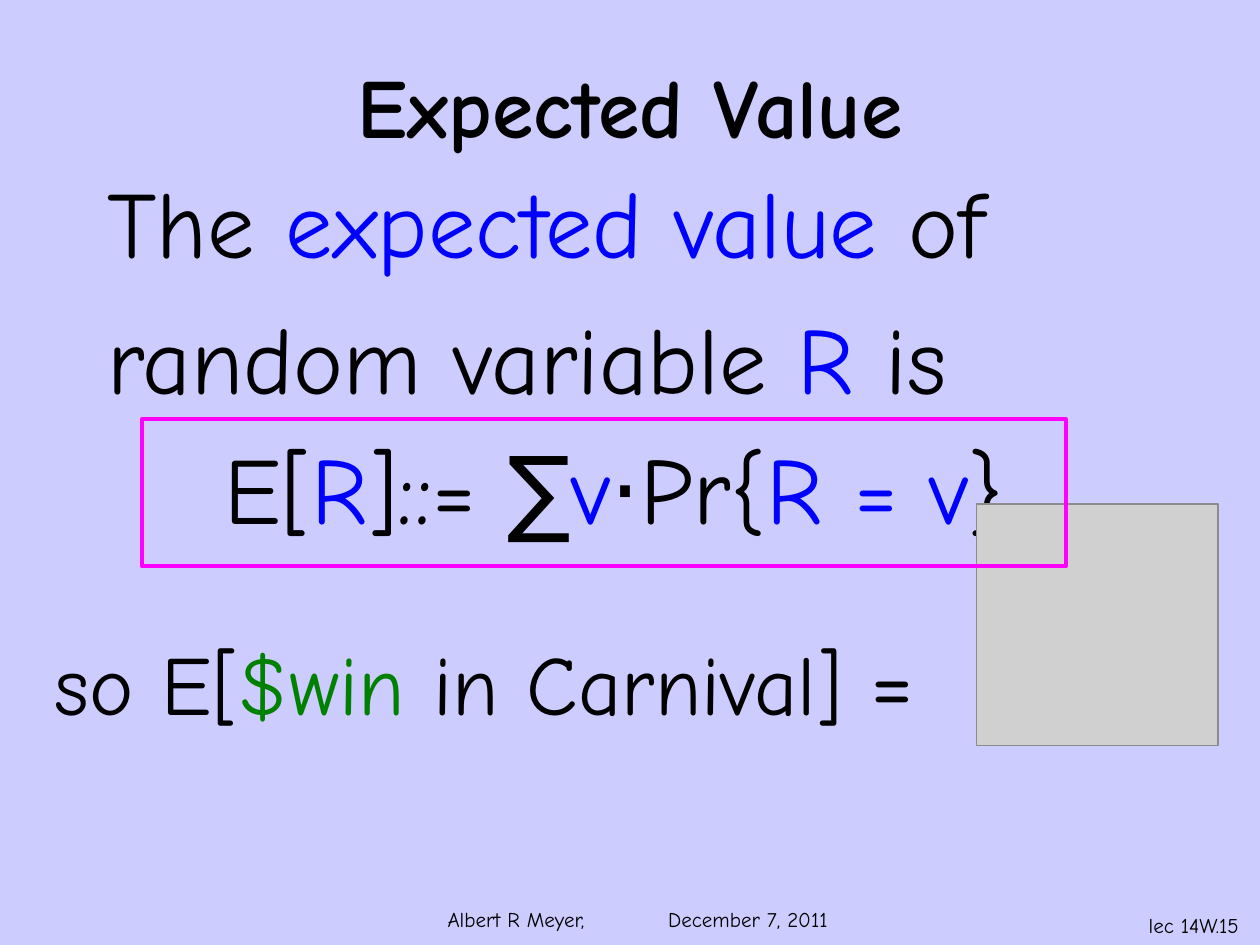
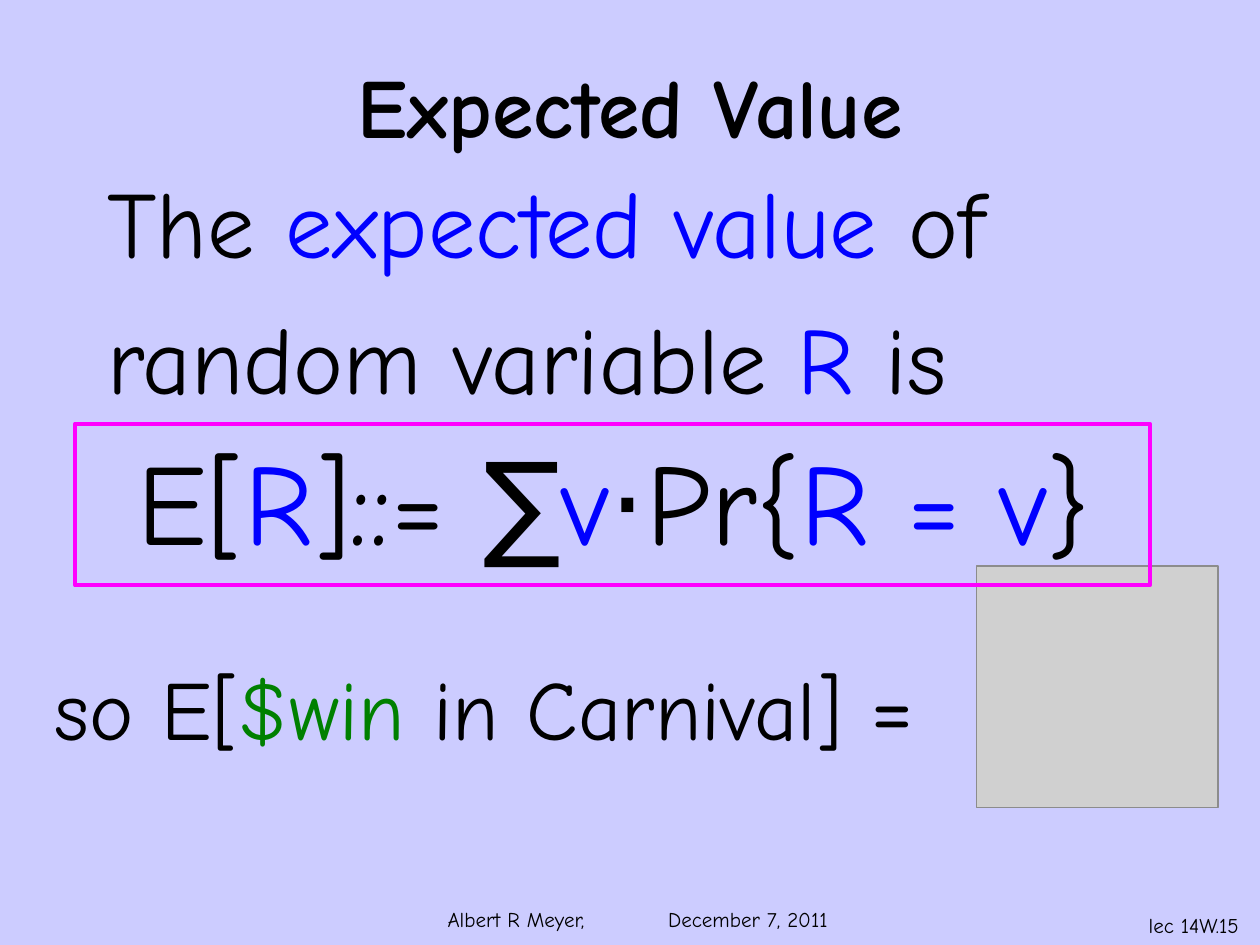
Before and after one commit to armeyer/mcs_web, a slide deck: slide 15 of fall11/slidesF11/slides14w.pptx. Drawn at 1260x945 pixels with LibreOffice and Linux fonts; fonts in the diff are those of the drawing; grey boxes stand for pictures; background and template pictures are left out. Boxes give left, top, right and bottom in pixels: in the first picture for what was removed or moved away, otherwise in the second. Text is boxed around its words. In the diff, an @@ line names an element or a change of style, - is before the commit and + after.

```diff
--- a/fall11/slidesF11/slides14w.pptx
+++ b/fall11/slidesF11/slides14w.pptx
@@ rectangle: place and size @@
-rectangle at (142,420,1066,567)
+rectangle at (76,423,1150,586)
@@ text at (138,453,1090,581): size 54 to 66 pt in "E[R]::= ∑v⋅Pr{R = v}" @@
@@ picture: place and size @@
-picture at (976,504,1218,746)
+picture at (976,566,1218,808)
```
Also in this commit, not shown: 16 other slides changed, 1 slide added, 1 other file.
